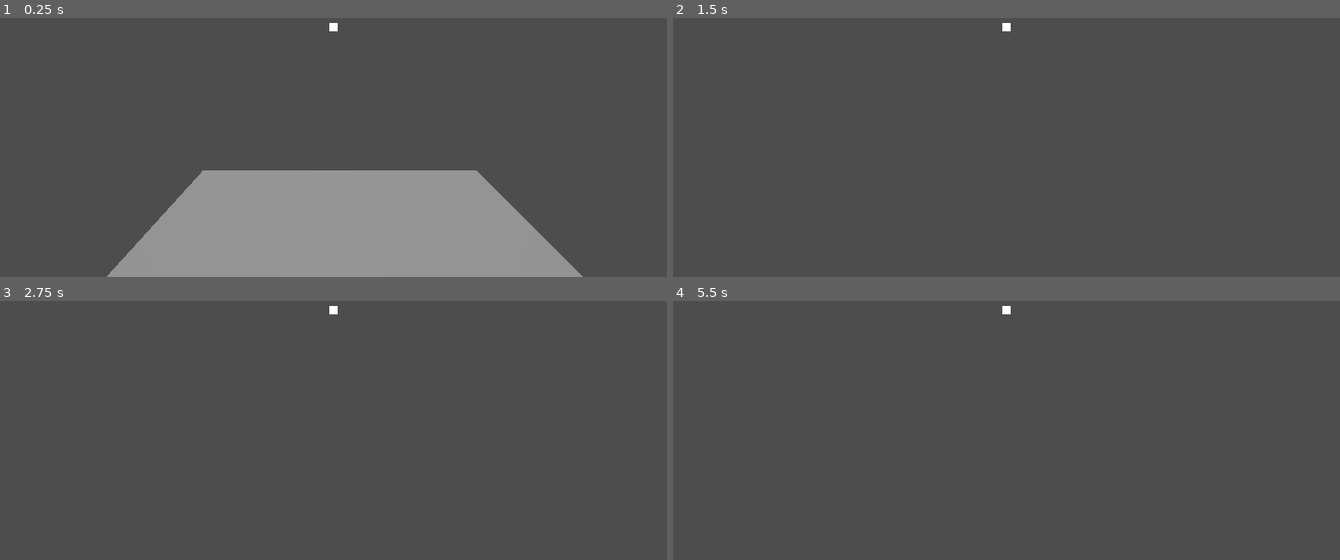
Above: before the commit, frames 1-4 (two rows, left to right).
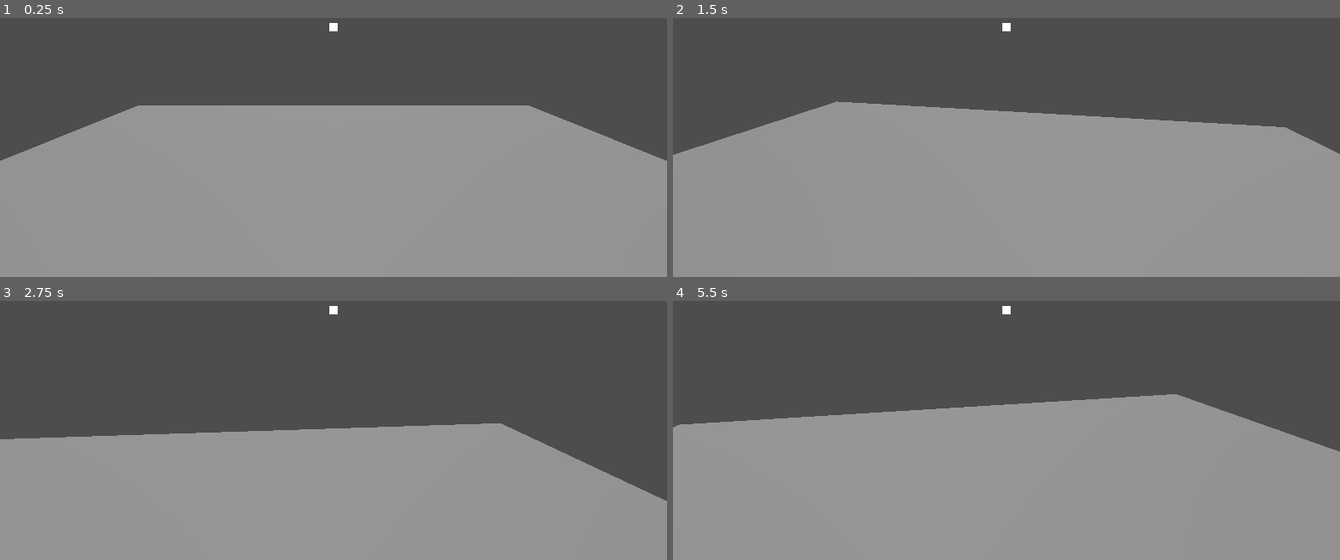
Above: after the commit, the same moments.

Repository: homexhome/Ludum2025
Game: Godot game, scene res://scenes/tiles/level.tscn
Same seed, same stepped clock (60 frames per second), same inputs: the game is played once before the commit and once after it.
Inputs (mouse positions are in pixels of both pictures, inside the frame that each line leads up to):
- Up to frame 1 (0.25 s): no input
- Up to frame 2 (1.5 s): tap Enter (ui_accept) at 0.5, 0.77 s; move the mouse to (1039, 25) at 0.52 s; hold W (forward) from 0.53 s (still down); move the mouse to (973, 28) at 1.27 s
- Up to frame 3 (2.75 s): keep holding W (forward); tap Enter (ui_accept) at 1.52 s; move the mouse to (346, 301) at 2.02 s
- Up to frame 4 (5.5 s): move the mouse to (999, 319) at 2.77 s; tap Enter (ui_accept) at 3.02, 3.77, 4.52, 5 s; move the mouse to (1053, 316) at 3.52 s; tap Escape (esc) at 4.15 s; move the mouse to (outside the picture) at 4.27 s; release W (forward) at 4.28 s; hold A (left) 4.28-5.03 s; move the mouse to (1039, 311) at 5.02 s; hold S (back) from 5.03 s (still down)

The runs differ from the first frame. In frame 1, 39% of the frame differs, in the area x 0-100%, y 33-100%; in frame 2, 61%, in the area x 0-100%, y 32-100%; in frame 3, 47%; in frame 4, 57%.

Commit message:
Update to presets

Diff:
--- a/assets/test_assets/scene_for_mesh_lib.tscn
+++ b/assets/test_assets/scene_for_mesh_lib.tscn
@@ -1,4 +1,6 @@
-[gd_scene load_steps=5 format=3 uid="uid://cx2jvve6fifkx"]
+[gd_scene load_steps=6 format=3 uid="uid://cx2jvve6fifkx"]
+
+[ext_resource type="Script" uid="uid://c5gpo58jfat4o" path="res://assets/test_assets/visibility_range.gd" id="1_jiy1j"]
 
 [sub_resource type="PlaneMesh" id="PlaneMesh_jiy1j"]
 size = Vector2(1.111, 1)
@@ -17,6 +19,7 @@
 [node name="Node3D" type="MeshInstance3D" parent="."]
 transform = Transform3D(0.896772, 0.442492, 0, -0.442492, 0.896772, 0, 0, 0, 1, 0.000280611, -0.246266, 0)
 mesh = SubResource("PlaneMesh_jiy1j")
+script = ExtResource("1_jiy1j")
 
 [node name="StaticBody3D" type="StaticBody3D" parent="Node3D"]
 
@@ -26,6 +29,7 @@
 
 [node name="Node3D2" type="MeshInstance3D" parent="."]
 mesh = SubResource("PlaneMesh_epyki")
+script = ExtResource("1_jiy1j")
 
 [node name="StaticBody3D" type="StaticBody3D" parent="Node3D2"]
 
--- /dev/null
+++ b/assets/test_assets/visibility_range.gd
@@ -0,0 +1,16 @@
+extends MeshInstance3D
+
+#func _ready() -> void:
+	#var frame_to_skip : int = randi_range(1,6)
+	#var _frame_to_skip : int = frame_to_skip
+	#while true:
+		#if frame_to_skip > 0:
+			#frame_to_skip -= 1
+			#await get_tree().process_frame
+		#else:
+			#frame_to_skip = _frame_to_skip
+			#update_depth_perceprion()
+
+func _physics_process(delta: float) -> void:
+	#if Session.get_depth_perceprion() != visibility_range_end:
+	set_visibility_range_end(Session.get_depth_perceprion())
--- a/project.godot
+++ b/project.godot
@@ -15,12 +15,17 @@
 config/features=PackedStringArray("4.4", "GL Compatibility")
 config/icon="res://icon.svg"
 
+[autoload]
+
+Session="*res://scripts/autoloads/session.gd"
+
 [display]
 
 window/size/viewport_width=800
 window/size/viewport_height=600
+window/size/resizable=false
 window/stretch/mode="canvas_items"
-window/stretch/aspect="expand"
+window/vsync/vsync_mode=0
 
 [input]
 
--- a/scenes/player.tscn
+++ b/scenes/player.tscn
@@ -1,13 +1,21 @@
-[gd_scene load_steps=5 format=3 uid="uid://b0wqe48ctiv16"]
+[gd_scene load_steps=6 format=3 uid="uid://b0wqe48ctiv16"]
 
 [ext_resource type="Script" uid="uid://c2x87b7s57ykp" path="res://scripts/player_movement_controller.gd" id="1_3vyb7"]
 [ext_resource type="Script" uid="uid://gnlknj32j6df" path="res://scripts/camera_3d.gd" id="2_g2els"]
+
+[sub_resource type="GDScript" id="GDScript_g2els"]
+script/source = "extends CharacterBody3D
+
+func _ready() -> void:
+	Session.set_player(self)
+"
 
 [sub_resource type="CapsuleShape3D" id="CapsuleShape3D_u8vuu"]
 
 [sub_resource type="CapsuleMesh" id="CapsuleMesh_g2els"]
 
 [node name="Player" type="CharacterBody3D"]
+script = SubResource("GDScript_g2els")
 
 [node name="CollisionShape3D" type="CollisionShape3D" parent="."]
 transform = Transform3D(1, 0, 0, 0, 1, 0, 0, 0, 1, 0, 1, 0)
--- /dev/null
+++ b/scenes/tiles/2x2.tscn
@@ -0,0 +1,20 @@
+[gd_scene load_steps=4 format=3 uid="uid://ce6jq3diahs42"]
+
+[ext_resource type="Script" uid="uid://c5gpo58jfat4o" path="res://assets/test_assets/visibility_range.gd" id="1_avf6f"]
+
+[sub_resource type="PlaneMesh" id="PlaneMesh_jt6s7"]
+
+[sub_resource type="BoxShape3D" id="BoxShape3D_x25fb"]
+size = Vector3(2, 0.019, 2)
+
+[node name="Node3D" type="Node3D"]
+
+[node name="Node3D2" type="MeshInstance3D" parent="."]
+mesh = SubResource("PlaneMesh_jt6s7")
+script = ExtResource("1_avf6f")
+
+[node name="StaticBody3D" type="StaticBody3D" parent="Node3D2"]
+
+[node name="CollisionShape3D" type="CollisionShape3D" parent="Node3D2/StaticBody3D"]
+transform = Transform3D(1, 0, 0, 0, 1, 0, 0, 0, 1, 0, -0.00527954, 0)
+shape = SubResource("BoxShape3D_x25fb")
--- /dev/null
+++ b/scenes/tiles/2x2_slope.tscn
@@ -0,0 +1,22 @@
+[gd_scene load_steps=4 format=3 uid="uid://c77cru2eg0vhb"]
+
+[ext_resource type="Script" uid="uid://c5gpo58jfat4o" path="res://assets/test_assets/visibility_range.gd" id="1_u7gbr"]
+
+[sub_resource type="PlaneMesh" id="PlaneMesh_rg64e"]
+size = Vector2(2.2, 2)
+
+[sub_resource type="BoxShape3D" id="BoxShape3D_o5fjl"]
+size = Vector3(2.16406, 0.019, 2)
+
+[node name="Node3D" type="Node3D"]
+
+[node name="Node3D" type="MeshInstance3D" parent="."]
+transform = Transform3D(0.896772, 0.442492, 0, -0.442492, 0.896772, 0, 0, 0, 1, 0.000280611, -0.497415, 0)
+mesh = SubResource("PlaneMesh_rg64e")
+script = ExtResource("1_u7gbr")
+
+[node name="StaticBody3D" type="StaticBody3D" parent="Node3D"]
+
+[node name="CollisionShape3D" type="CollisionShape3D" parent="Node3D/StaticBody3D"]
+transform = Transform3D(1, 1.04308e-06, 0, -1.04308e-06, 1, 0, 0, 0, 1, -0.00500496, 8.9407e-08, 0)
+shape = SubResource("BoxShape3D_o5fjl")
--- a/scenes/tiles/level.tscn
+++ b/scenes/tiles/level.tscn
@@ -1,20 +1,24 @@
 [gd_scene load_steps=3 format=3 uid="uid://bx1vy31h1n4in"]
 
-[ext_resource type="MeshLibrary" uid="uid://458p16h41w51" path="res://assets/test_assets/test_mesh_lib.tres" id="1_xmb65"]
+[ext_resource type="PackedScene" uid="uid://bfkfp22eap2hu" path="res://scenes/tiles/preset_plane.tscn" id="2_h8k3d"]
 [ext_resource type="PackedScene" uid="uid://b0wqe48ctiv16" path="res://scenes/player.tscn" id="2_i18vf"]
 
 [node name="Level" type="Node3D"]
 
-[node name="GridMap" type="GridMap" parent="."]
-mesh_library = ExtResource("1_xmb65")
-cell_size = Vector3(1, 0.5, 1)
-data = {
-"cells": PackedInt32Array(5, 0, 1048577, 5, 65535, 1048577, 6, 0, 0, 6, 65535, 0, -65529, 65535, 0, -65529, 0, 0, -131064, 65535, 0, -131064, 0, 0, 5, 65534, 1, 6, 65534, 1, 5, 65533, 1, 6, 65533, 1, 7, 65533, 1, 7, 65534, 1, 5, 1, 1, 6, 1, 0, -65529, 1, 0, -131064, 1, 0, -65529, 2, 0, 6, 2, 0, 5, 2, 1, -131064, 2, 0, -196599, 2, 0, -262134, 2, 0, -196599, 1, 0, -196599, 0, 0, -196599, 65535, 0, -262134, 1, 0, -262134, 0, 0, -262134, 65535, 0)
-}
-metadata/_editor_floor_ = Vector3(0, 0, 0)
-
 [node name="Player" parent="." instance=ExtResource("2_i18vf")]
-transform = Transform3D(1, 0, 0, 0, 1, 0, 0, 0, 1, 6.42854, 0.90819, 0.575518)
 
 [node name="DirectionalLight3D" type="DirectionalLight3D" parent="."]
 transform = Transform3D(0.134782, 0.990875, 0, 0.412231, -0.0560728, 0.909352, 0.901055, -0.122564, -0.416027, 0, 6.26459, 0)
+
+[node name="Visuals" type="Node3D" parent="."]
+
+[node name="PresetPlane" parent="." instance=ExtResource("2_h8k3d")]
+
+[node name="PresetPlane2" parent="." instance=ExtResource("2_h8k3d")]
+transform = Transform3D(1, 0, 0, 0, 1, 0, 0, 0, 1, 0, 0, -6)
+
+[node name="PresetPlane3" parent="." instance=ExtResource("2_h8k3d")]
+transform = Transform3D(1, 0, 0, 0, 1, 0, 0, 0, 1, 0, 0, -11.8)
+
+[node name="PresetPlane4" parent="." instance=ExtResource("2_h8k3d")]
+transform = Transform3D(1, 0, 0, 0, 1, 0, 0, 0, 1, 0, 0, -17.7)
--- /dev/null
+++ b/scenes/tiles/preset_plane.tscn
@@ -0,0 +1,31 @@
+[gd_scene load_steps=2 format=3 uid="uid://bfkfp22eap2hu"]
+
+[ext_resource type="PackedScene" uid="uid://ce6jq3diahs42" path="res://scenes/tiles/2x2.tscn" id="1_afwb8"]
+
+[node name="PresetPlane" type="Node3D"]
+
+[node name="Node3D" parent="." instance=ExtResource("1_afwb8")]
+
+[node name="Node3D2" parent="." instance=ExtResource("1_afwb8")]
+transform = Transform3D(1, 0, 0, 0, 1, 0, 0, 0, 1, 2, 0, 0)
+
+[node name="Node3D3" parent="." instance=ExtResource("1_afwb8")]
+transform = Transform3D(1, 0, 0, 0, 1, 0, 0, 0, 1, 2, 0, -2)
+
+[node name="Node3D4" parent="." instance=ExtResource("1_afwb8")]
+transform = Transform3D(1, 0, 0, 0, 1, 0, 0, 0, 1, 0, 0, -2)
+
+[node name="Node3D5" parent="." instance=ExtResource("1_afwb8")]
+transform = Transform3D(1, 0, 0, 0, 1, 0, 0, 0, 1, -2, 0, -2)
+
+[node name="Node3D6" parent="." instance=ExtResource("1_afwb8")]
+transform = Transform3D(1, 0, 0, 0, 1, 0, 0, 0, 1, -2, 0, 0)
+
+[node name="Node3D7" parent="." instance=ExtResource("1_afwb8")]
+transform = Transform3D(1, 0, 0, 0, 1, 0, 0, 0, 1, -2, 0, 2)
+
+[node name="Node3D8" parent="." instance=ExtResource("1_afwb8")]
+transform = Transform3D(1, 0, 0, 0, 1, 0, 0, 0, 1, 0, 0, 2)
+
+[node name="Node3D9" parent="." instance=ExtResource("1_afwb8")]
+transform = Transform3D(1, 0, 0, 0, 1, 0, 0, 0, 1, 2, 0, 2)
--- a/scenes/tiles/tile_down.tscn
+++ /dev/null
@@ -1,8 +0,0 @@
-[gd_scene load_steps=2 format=3 uid="uid://bm88n82xf3xdr"]
-
-[sub_resource type="PlaneMesh" id="PlaneMesh_epyki"]
-size = Vector2(1, 1)
-
-[node name="Node3D" type="MeshInstance3D"]
-transform = Transform3D(0.866025, 0.5, 0, -0.5, 0.866025, 0, 0, 0, 1, 0, 0, 0)
-mesh = SubResource("PlaneMesh_epyki")
--- a/scenes/tiles/tile_normal.tscn
+++ /dev/null
@@ -1,7 +0,0 @@
-[gd_scene load_steps=2 format=3 uid="uid://cyscgbtrskaty"]
-
-[sub_resource type="PlaneMesh" id="PlaneMesh_epyki"]
-size = Vector2(1, 1)
-
-[node name="Node3D" type="MeshInstance3D"]
-mesh = SubResource("PlaneMesh_epyki")
--- /dev/null
+++ b/scripts/autoloads/session.gd
@@ -0,0 +1,13 @@
+extends Node
+
+var depth_perception : float = 5
+var player : CharacterBody3D
+
+func get_depth_perceprion() -> float :
+	return depth_perception
+
+func get_player() -> CharacterBody3D:
+	return player
+
+func set_player(_player : CharacterBody3D):
+	player = _player
--- a/scripts/camera_3d.gd
+++ b/scripts/camera_3d.gd
@@ -4,12 +4,19 @@
 var pitch_limit = 30.0
 
 var active : bool = false
+var set_status : bool = false
+#func _ready() -> void:
+	#set_active_status(true)
 
-func _ready() -> void:
-	set_active_status(true)
+func _unhandled_input(event: InputEvent) -> void:
+	if set_status == false:
+		set_active_status(true)
+		set_status = true
 
 func _input(event):
-	if event is InputEventMouseMotion:
+	if event is InputEventMouseMotion :
+		if Input.mouse_mode != Input.MOUSE_MODE_CAPTURED:
+			Input.set_mouse_mode(Input.MOUSE_MODE_CAPTURED)
 		if active:
 			var delta = event.relative * mouse_sensitivity
 			rotation_degrees.y -= delta.x
@@ -18,8 +25,8 @@
 			rotation_degrees.x -= delta.y
 			rotation_degrees.x = clampf(rotation_degrees.x, -90, 70)
 
-	if event.is_action_pressed("esc"):
-		set_active_status(!active)
+	#if event.is_action_pressed("esc"):
+		#set_active_status(!active)
 
 func set_active_status(status : bool):
 	active = status
--- a/scripts/player_movement_controller.gd
+++ b/scripts/player_movement_controller.gd
@@ -1,4 +1,4 @@
-class_name Player
+class_name PlayerController
 extends Node3D
 
 
Not shown, added: assets/test_assets/visibility_range.gd.uid
Not shown, added: export_presets.cfg
Not shown, added: scripts/autoloads/session.gd.uid
